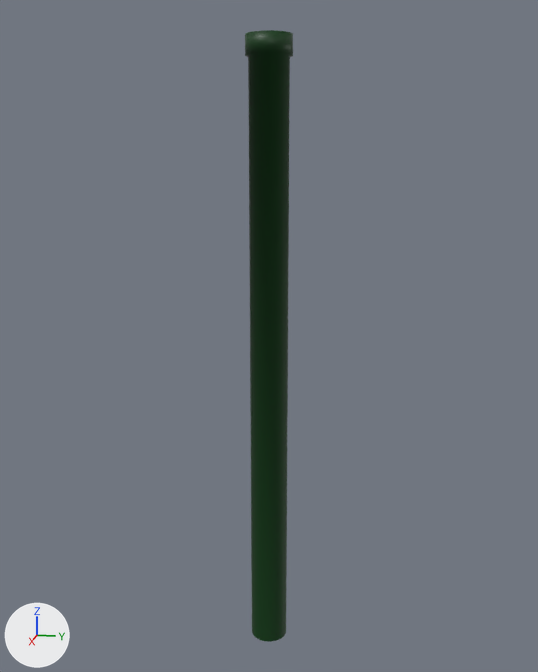
The FBX model FlappyBird3D_v2 MayaProject/Background_Mesh2.FBX, before and after one commit.
The view is the same before and after, from a 50 mm camera at (1814.0, 363.0, -267.0) aimed at (-15.0, -3.0, -724.0). The axes (+X, +Y, +Z) are drawn at lower left. The lights are the same throughout. Where no turn or scale is listed for an object, it has been applied to the vertices.

Objects in the first picture: 'Pipes:Pipe_DarkInsides'.
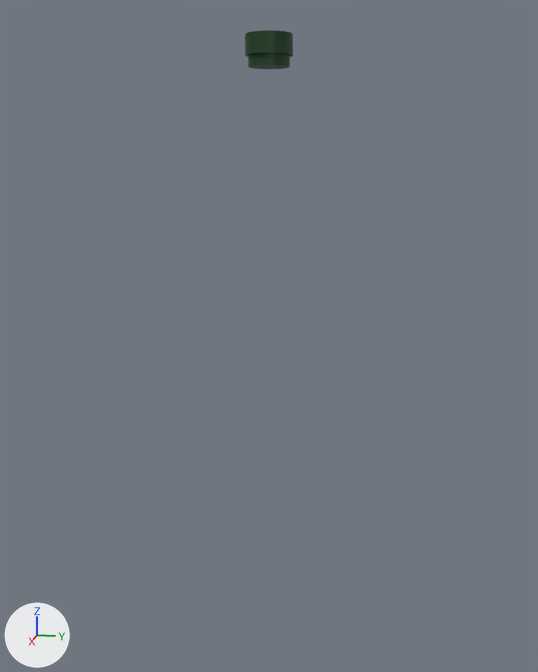
The newer file is also rescaled (x0.000125) as a whole; pictures and numbers use the older file's frame.

Boxes (x1, y1, x2, y2) around the edits, measured in the pictures (538 x 672 px; the box of a moved part takes in the faces that stretch with it):
'Pipes:Pipe_DarkInsides', reshaped, shading changed (93% shorter): before (245, 30, 293, 642); after (245, 30, 293, 69)
part 1 of me_mesh, moved or reshaped: before (248, 53, 290, 642); after (248, 53, 290, 69)
part 2 of me_mesh, shading changed: (245, 30, 293, 57) in both

What changed in the scene script:
```text
Change me_mesh:
    used by ob_pipes_pipe_darkinsides; location = (0.0, 0.0, 0.0)
    remove me_mesh.from_pydata(...)  # 122 vertices, 140 faces; spans x -56.0..56.0, y -56.0..56.0, z -1577.0..0.0
    add me_mesh.from_pydata(...)  # 122 vertices, 140 faces; spans x -56.0..56.0, y -56.0..56.0, z -72.0..0.0
    me_mesh part 1: all 21 vertices in x -49.0..49.0, y -49.0..49.0, z -1577.0 are moved by (0.0, 0.0, 1505.0)
    me_mesh part 2: edges marked sharp go from 0 to 120
```
